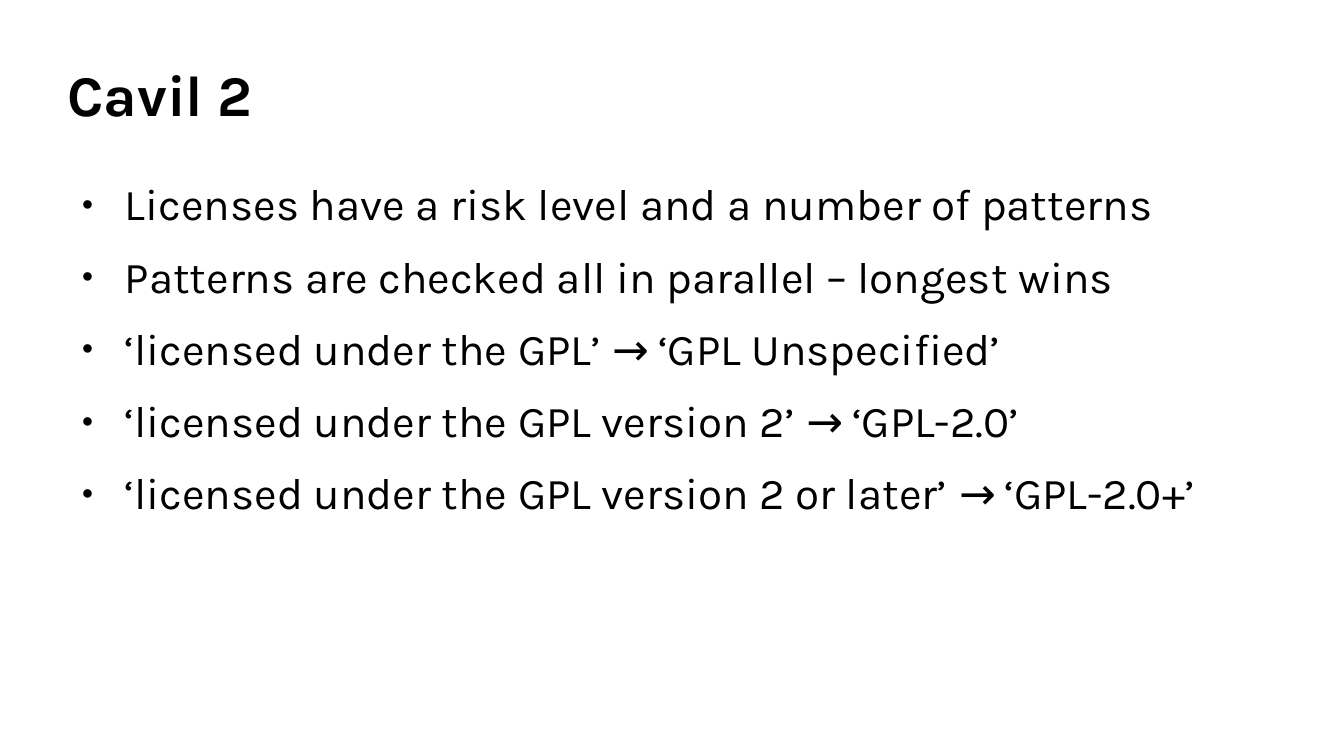
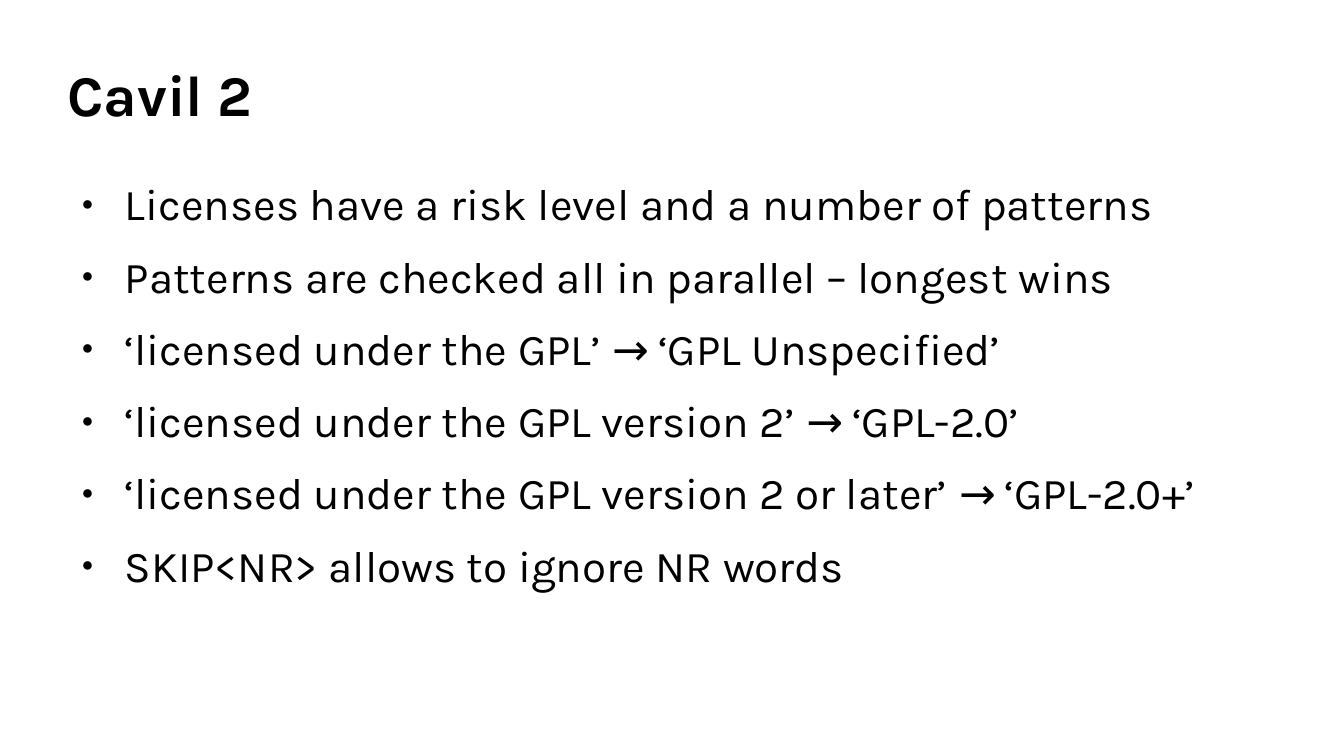
Before and after one commit to coolo/drunken-adventure, a slide deck: slide 16 of osc2017-2/cavil.odp. Drawn at 1344x756 pixels with LibreOffice and Linux fonts; fonts in the diff are those of the drawing; background and template pictures are left out. Boxes give left, top, right and bottom in pixels: in the first picture for what was removed or moved away, otherwise in the second. Text is boxed around its words. In the diff, an @@ line names an element or a change of style, - is before the commit and + after.

```diff
--- a/osc2017-2/cavil.odp
+++ b/osc2017-2/cavil.odp
@@ text at (125,551,844,593): paragraph added @@
+● SKIP<NR> allows to ignore NR words
```
Also in this commit, not shown: 1 other slide changed, 8 slides added, 1 slide removed.
